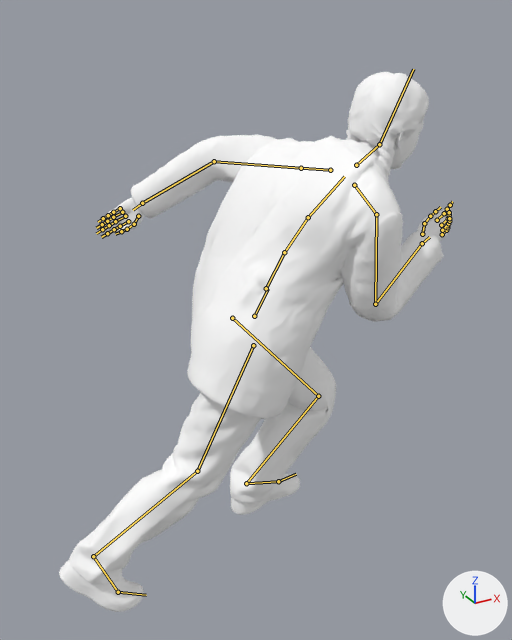
Before and after pictures for a commit that changed the glTF model unity/SanTiGame/Assets/Models/Anim/char_player.glb.
Before and after are seen from a camera (50 mm lens) standing at (-0.515, -0.814, 0.941) and looking at (0.027, 0.173, 0.448). Every picture has the same lights, and +X, +Y and +Z are marked at lower right. The picture after the commit comes second. Both versions are drawn at frame 4 of the action 'run'; the numbers are the values there. The bones that change, and the others that lie on the model, are drawn over the model as lines.

Names of what the first picture shows: 'tripo_node_e0cf7d2a-f6b1-4890-b2da-a2549d477104'.
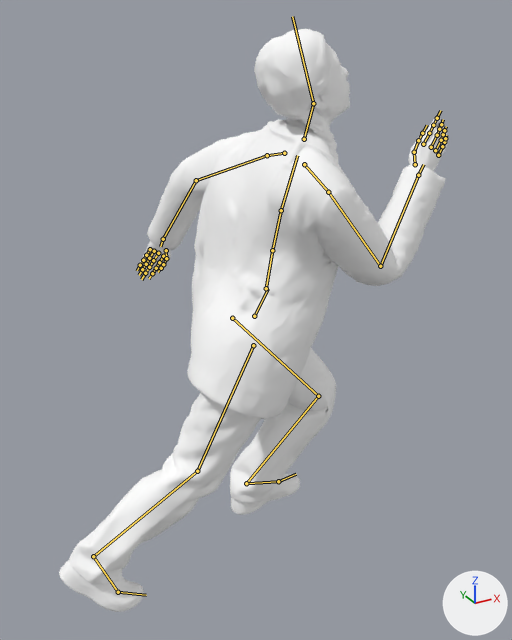
What differs and where, as boxes [x1, y1, x2, y2] in the pictures (512 x 640 px):
'tripo_node_e0cf7d2a-f6b1-4890-b2da-a2549d477104', posed (8% taller)
    before: [59, 72, 453, 612]
    after: [59, 28, 449, 612]
bone 'mixamorig:Spine', root to tip
    before: (266, 288) to (284, 252)
    after: (266, 288) to (272, 250)
bone 'mixamorig:Spine1', root to tip
    before: (284, 252) to (308, 217)
    after: (272, 250) to (281, 210)
bone 'mixamorig:Spine2', root to tip
    before: (308, 217) to (344, 176)
    after: (281, 210) to (297, 155)
bone 'mixamorig:Neck', root to tip
    before: (356, 165) to (379, 144)
    after: (304, 139) to (313, 103)

The edits, one by one:
Bone 'mixamorig:Spine' (bone_mixamorig_spine) turns from (0, 3, -4) to (1, 3, 16) degrees about its own x, y and z.
Bone 'mixamorig:Spine1' (bone_mixamorig_spine1) turns from (0, 7, -9) to (0, 3, -3) degrees about its own x, y and z.
Bone 'mixamorig:Spine2' (bone_mixamorig_spine2) turns from (0, 8, -9) to (0, 3, -3) degrees about its own x, y and z.
Bone 'mixamorig:Neck' (bone_mixamorig_neck) turns from (-2, -3, 3) to (2, 0, 16) degrees about its own x, y and z.
